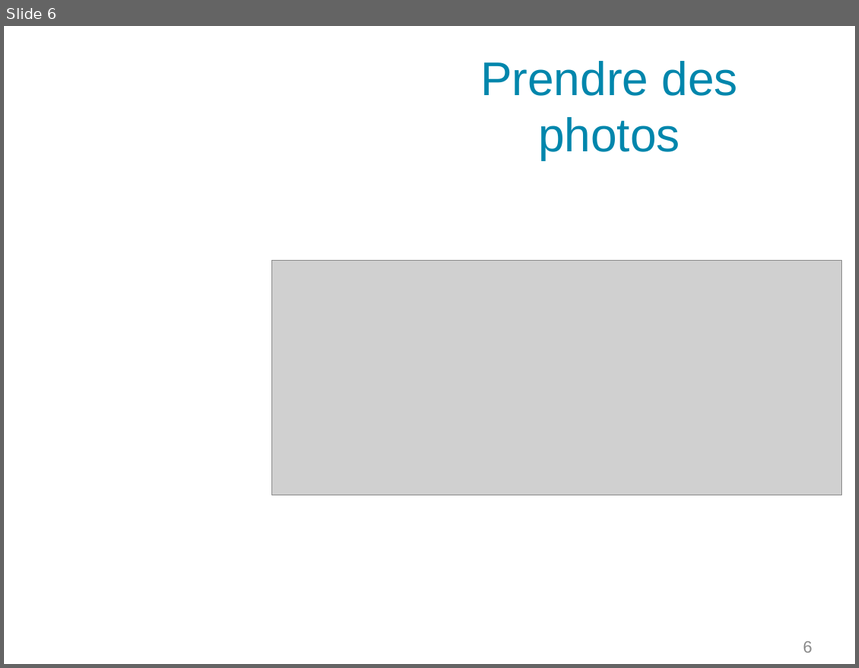
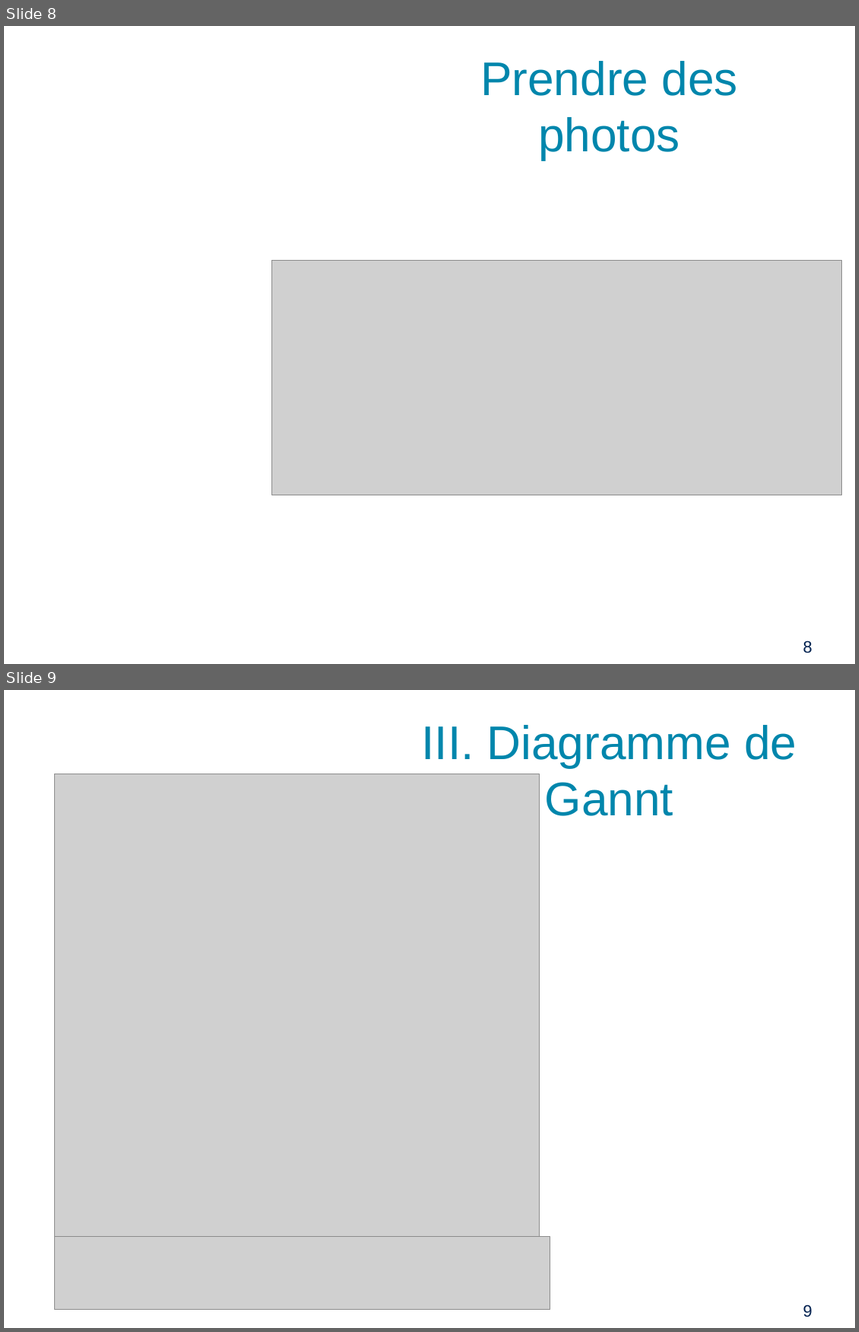
Before and after one commit to PinaudLucas/Projet, a slide deck: Lucas/Revue_1.odp. Shown one above the other, each under a label of ours: slide 6 before the commit, slides 8 and 9 after it. The pictures are 859x668 and 859x1332 pixels, drawn with LibreOffice and Linux fonts; fonts in the diff are those of the drawing; grey boxes stand for pictures; background and template pictures are left out. Boxes give left, top, right and bottom in pixels: in the first picture for what was removed or moved away, otherwise in the second. Text is boxed around its words. In the diff, an @@ line names an element or a change of style, - is before the commit and + after.

```diff
--- a/Lucas/Revue_1.odp
+++ b/Lucas/Revue_1.odp
@@ slide 9 added at box(4, 690, 855, 1328), background picture (left out) @@
@@ title added at box(422, 725, 797, 816), 40 pt, text #0086AC @@
+III. Diagramme de Gannt
@@ picture added at box(54, 774, 539, 1241) @@
@@ picture added at box(54, 1237, 550, 1310) @@
@@ page number added at box(804, 1305, 813, 1318), 14 pt, text #00204F @@
+9
@@ what was slide 6 is now slide 8 @@
@@ page number at box(804, 641, 813, 654): text changed; text colour #898989 to #00204F @@
-6
+8
```
Also in this commit, not shown: 3 slides changed, 3 other slides added, 1 slide removed.
